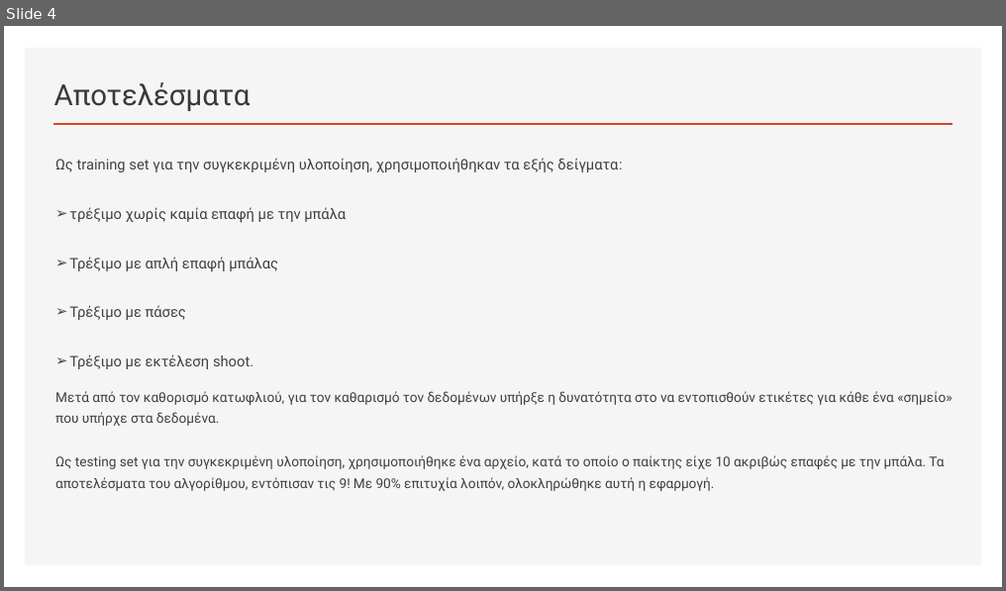
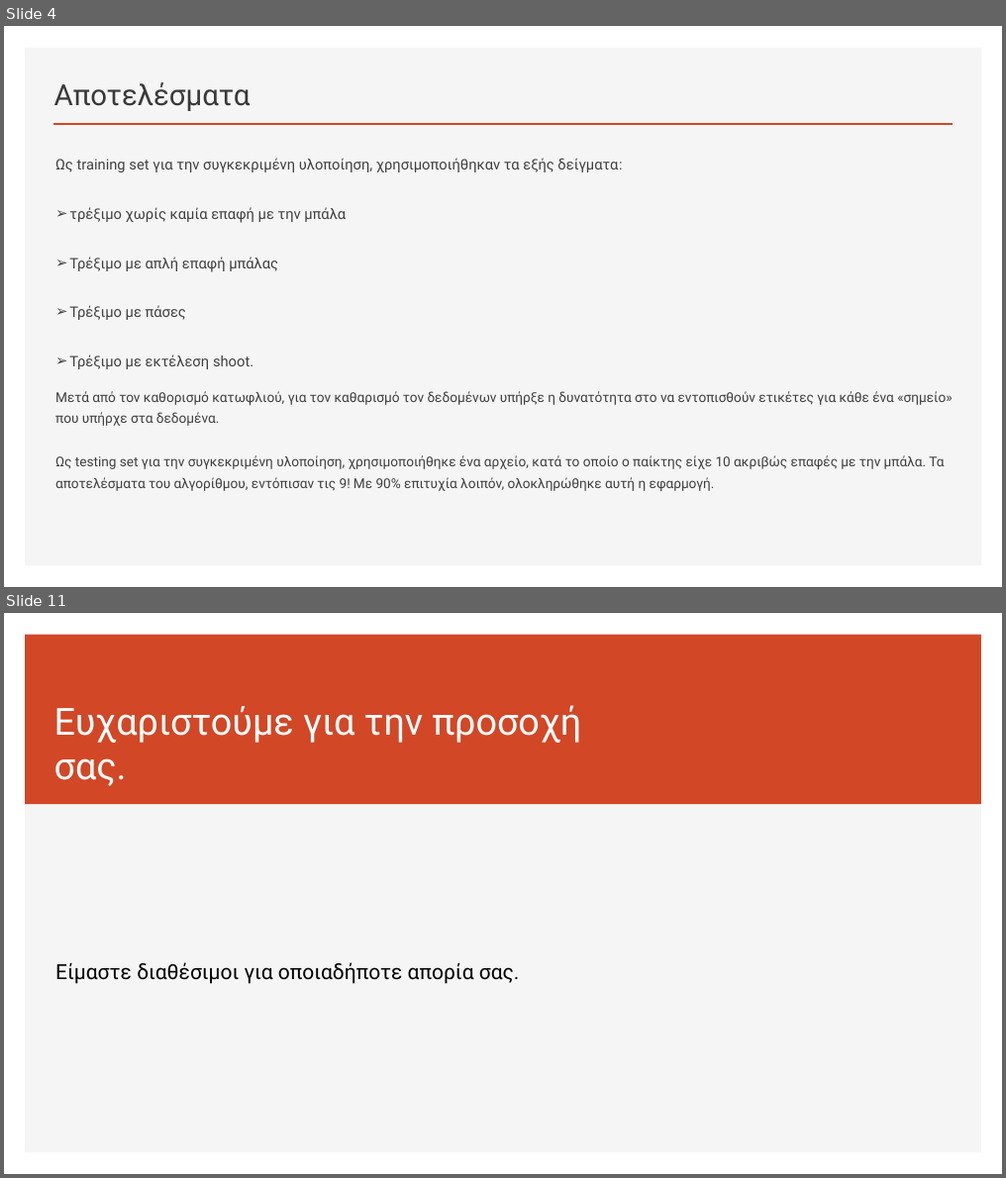
Before and after one commit to nikosbampis/Machine-Learning, a slide deck: machine-learning-12-13.pptx. Shown one above the other, each under a label of ours: slide 4 before the commit, slides 4 and 11 after it; the slides between them are not shown. The pictures are 1006x591 and 1006x1178 pixels, drawn with LibreOffice and Linux fonts; fonts in the diff are those of the drawing. Boxes give left, top, right and bottom in pixels: in the first picture for what was removed or moved away, otherwise in the second. Text is boxed around its words. In the diff, an @@ line names an element or a change of style, - is before the commit and + after.

```diff
--- a/machine-learning-12-13.pptx
+++ b/machine-learning-12-13.pptx
@@ slide 11 added at [4,613,1002,1174], background #FFFFFF; not listed: 1 template element that a slide beside it also shows @@
@@ rectangle added at [25,635,982,805], fill #D24726 @@
@@ title added at [54,705,582,786], 36 pt, text #FFFFFF @@
+Ευχαριστούμε για την προσοχή σας.
@@ text added at [55,962,520,984], 20 pt, text #000000 @@
+Είμαστε διαθέσιμοι για οποιαδήποτε απορία σας.
```
Also in this commit, not shown: 4 slides changed, 3 other slides added, 5 slides removed.
